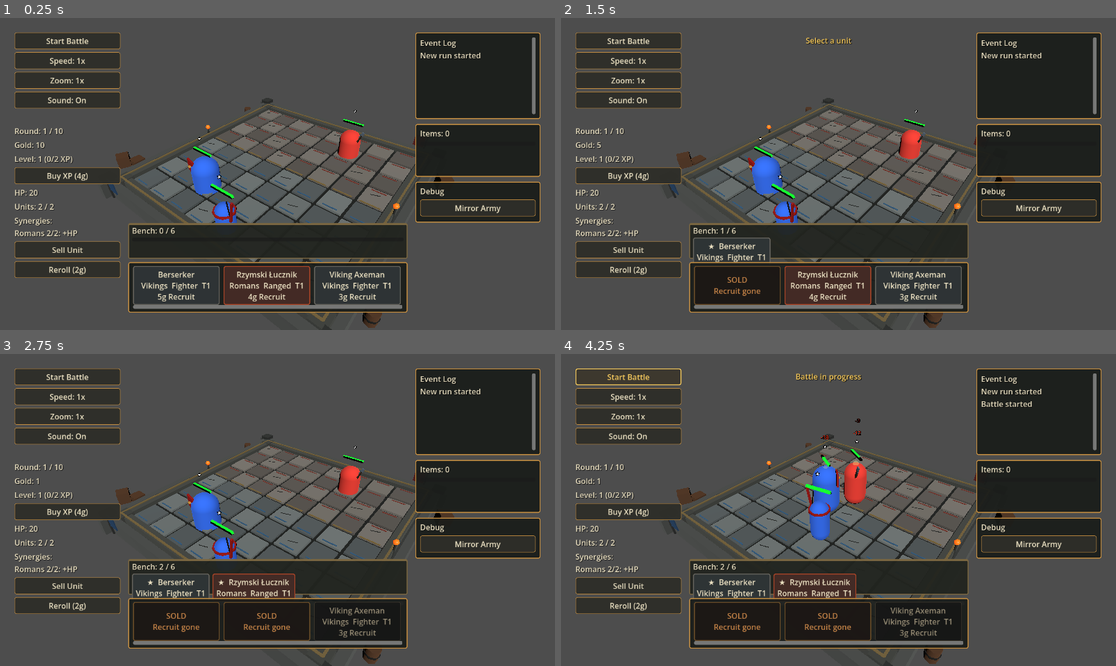
Above: before the commit, frames 1-4 (two rows, left to right).
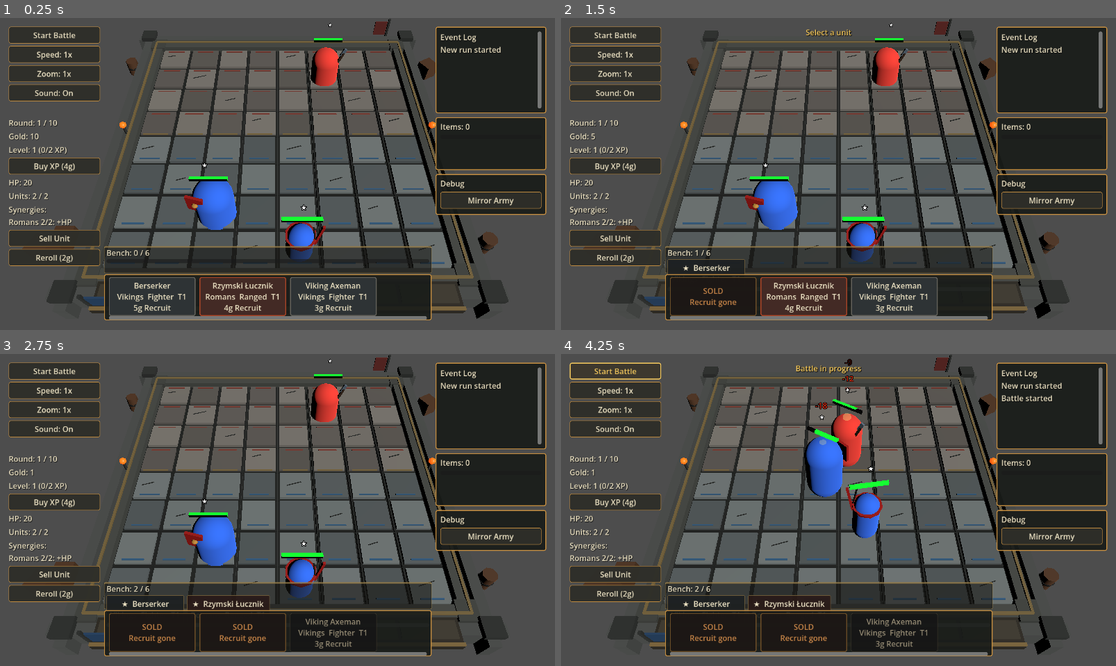
Above: after the commit, the same moments.

Repository: janmgryka-bit/warmarket
Game: Godot game, scene res://scenes/Main.tscn
Two runs of this game, one before a commit and one after it. Both use one fixed random seed, a clock stepped at 60 frames per second and the inputs below.
Inputs:
- Up to frame 1 (0.25 s): no input
- Up to frame 2 (1.5 s): click "Sell Unit" at 0.5 s; click "Berserker Vikings Fighter T1 …" at 1.25 s
- Up to frame 3 (2.75 s): click "Rzymski Łucznik Romans Ranged…" at 2 s
- Up to frame 4 (4.25 s): click "Start Battle" at 2.75 s; click "Start Battle" at 3.5 s

The runs differ from the first frame. In frame 1, 45% of the frame differs, in the area x 1-99%, y 0-100%; in frame 2, 45%; in frame 3, 44%; in frame 4, 45%.

Commit message:
Lock arena camera and board composition

Diff:
--- a/godot_project/war-market/scenes/Main.tscn
+++ b/godot_project/war-market/scenes/Main.tscn
@@ -82,9 +82,9 @@
 transform = Transform3D(0.70710677, -0.49999997, 0.49999997, 0, 0.70710677, 0.70710677, -0.70710677, -0.49999997, 0.49999997, 0, 0, 0)
 
 [node name="Camera3D" type="Camera3D" parent="." unique_id=2125345866]
-transform = Transform3D(0.7907237, -0.44760382, 0.41823506, 0, 0.6828025, 0.73060274, -0.6121732, -0.5775709, 0.5398078, 6.35, 8.3, 8.65)
+transform = Transform3D(1, 0, 0, 0, 0.755454, 0.655202, 0, -0.655202, 0.755454, 0, 10.25, 8.45)
 current = true
-fov = 58.0
+fov = 46.0
 
 [node name="ArenaFloor" type="MeshInstance3D" parent="." unique_id=440429076]
 transform = Transform3D(1, 0, 0, 0, 1, 0, 0, 0, 1, 0, 0.15, 0)
@@ -222,27 +222,27 @@
 anchors_preset = 15
 anchor_right = 1.0
 anchor_bottom = 1.0
-offset_left = 16.0
-offset_top = 16.0
-offset_right = -16.0
-offset_bottom = -16.0
-theme_override_constants/margin_left = 14
-theme_override_constants/margin_top = 14
-theme_override_constants/margin_right = 14
-theme_override_constants/margin_bottom = 14
+offset_left = 10.0
+offset_top = 10.0
+offset_right = -10.0
+offset_bottom = -10.0
+theme_override_constants/margin_left = 8
+theme_override_constants/margin_top = 8
+theme_override_constants/margin_right = 8
+theme_override_constants/margin_bottom = 8
 mouse_filter = 2
 
 [node name="RootColumns" type="HBoxContainer" parent="UI/MainLayout"]
 layout_mode = 2
 size_flags_horizontal = 3
 size_flags_vertical = 3
-theme_override_constants/separation = 16
+theme_override_constants/separation = 8
 mouse_filter = 2
 
 [node name="LeftSidebar" type="VBoxContainer" parent="UI/MainLayout/RootColumns"]
 layout_mode = 2
-custom_minimum_size = Vector2(220, 0)
-theme_override_constants/separation = 6
+custom_minimum_size = Vector2(190, 0)
+theme_override_constants/separation = 5
 mouse_filter = 2
 
 [node name="StartBattleButton" type="Button" parent="UI/MainLayout/RootColumns/LeftSidebar" unique_id=1115291842]
@@ -311,13 +311,13 @@
 layout_mode = 2
 size_flags_horizontal = 3
 size_flags_vertical = 3
-theme_override_constants/separation = 12
+theme_override_constants/separation = 3
 mouse_filter = 2
 
 [node name="ActionFeedbackLabel" type="Label" parent="UI/MainLayout/RootColumns/CenterArea"]
 visible = false
 layout_mode = 2
-custom_minimum_size = Vector2(0, 34)
+custom_minimum_size = Vector2(0, 22)
 text = "Action feedback"
 horizontal_alignment = 1
 vertical_alignment = 1
@@ -330,26 +330,26 @@
 
 [node name="BottomArea" type="VBoxContainer" parent="UI/MainLayout/RootColumns/CenterArea"]
 layout_mode = 2
-custom_minimum_size = Vector2(0, 192)
-theme_override_constants/separation = 7
+custom_minimum_size = Vector2(0, 156)
+theme_override_constants/separation = 2
 mouse_filter = 2
 
 [node name="BenchPanel" type="Panel" parent="UI/MainLayout/RootColumns/CenterArea/BottomArea" unique_id=2100000001]
 layout_mode = 2
-custom_minimum_size = Vector2(0, 74)
+custom_minimum_size = Vector2(0, 56)
 
 [node name="BenchMargin" type="MarginContainer" parent="UI/MainLayout/RootColumns/CenterArea/BottomArea/BenchPanel"]
 anchors_preset = 15
 anchor_right = 1.0
 anchor_bottom = 1.0
-offset_left = 8.0
-offset_top = 4.0
-offset_right = -8.0
-offset_bottom = -5.0
+offset_left = 5.0
+offset_top = 2.0
+offset_right = -5.0
+offset_bottom = -3.0
 
 [node name="BenchContent" type="VBoxContainer" parent="UI/MainLayout/RootColumns/CenterArea/BottomArea/BenchPanel/BenchMargin"]
 layout_mode = 2
-theme_override_constants/separation = 3
+theme_override_constants/separation = 2
 
 [node name="BenchLabel" type="Label" parent="UI/MainLayout/RootColumns/CenterArea/BottomArea/BenchPanel/BenchMargin/BenchContent" unique_id=2100000002]
 layout_mode = 2
@@ -368,16 +368,16 @@
 
 [node name="ShopPanel" type="Panel" parent="UI/MainLayout/RootColumns/CenterArea/BottomArea" unique_id=1612883262]
 layout_mode = 2
-custom_minimum_size = Vector2(0, 105)
+custom_minimum_size = Vector2(0, 96)
 
 [node name="ShopMargin" type="MarginContainer" parent="UI/MainLayout/RootColumns/CenterArea/BottomArea/ShopPanel"]
 anchors_preset = 15
 anchor_right = 1.0
 anchor_bottom = 1.0
 offset_left = 10.0
-offset_top = 8.0
+offset_top = 6.0
 offset_right = -10.0
-offset_bottom = -8.0
+offset_bottom = -6.0
 
 [node name="ShopScroll" type="ScrollContainer" parent="UI/MainLayout/RootColumns/CenterArea/BottomArea/ShopPanel/ShopMargin"]
 layout_mode = 2
@@ -393,8 +393,8 @@
 
 [node name="RightSidebar" type="VBoxContainer" parent="UI/MainLayout/RootColumns"]
 layout_mode = 2
-custom_minimum_size = Vector2(260, 0)
-theme_override_constants/separation = 10
+custom_minimum_size = Vector2(230, 0)
+theme_override_constants/separation = 8
 mouse_filter = 2
 
 [node name="UnitDetailsPanel" type="Panel" parent="UI/MainLayout/RootColumns/RightSidebar"]
--- a/godot_project/war-market/scripts/board.gd
+++ b/godot_project/war-market/scripts/board.gd
@@ -24,6 +24,9 @@
 var platform_side_color: Color = Color(0.16, 0.17, 0.16)
 var frame_stone_color: Color = Color(0.29, 0.30, 0.28)
 var frame_trim_color: Color = Color(0.50, 0.42, 0.25)
+var reserve_dock_color: Color = Color(0.18, 0.16, 0.12)
+var reserve_slot_color: Color = Color(0.26, 0.24, 0.19)
+var reserve_slot_trim_color: Color = Color(0.54, 0.44, 0.25)
 
 func _ready() -> void:
 	print("BOARD SCRIPT DZIALA")
@@ -139,6 +142,7 @@
 
 	create_platform_corner_supports(platform, frame_x, frame_z)
 	create_platform_trim(platform, platform_width, platform_height)
+	create_reserve_dock(platform, board_width, frame_z)
 
 func create_platform_block(block_name: String, block_size: Vector3, block_position: Vector3, color: Color) -> MeshInstance3D:
 	var block := MeshInstance3D.new()
@@ -198,6 +202,39 @@
 		frame_trim_color
 	))
 
+func create_reserve_dock(platform: Node3D, board_width: float, front_frame_z: float) -> void:
+	var dock_depth := tile_size * 0.72
+	var dock_width := board_width - tile_size * 0.22
+	var dock_z := front_frame_z + dock_depth * 0.58
+	var dock := create_platform_block(
+		"ReserveDock",
+		Vector3(dock_width, 0.18, dock_depth),
+		Vector3(0.0, 0.76, dock_z),
+		reserve_dock_color
+	)
+	platform.add_child(dock)
+
+	var slot_count := 6
+	var slot_gap := tile_size * 0.08
+	var slot_width := (dock_width - slot_gap * float(slot_count + 1)) / float(slot_count)
+	for index in range(slot_count):
+		var slot_x := -dock_width / 2.0 + slot_gap + slot_width / 2.0 + float(index) * (slot_width + slot_gap)
+		var slot := create_platform_block(
+			"ReserveSlot_%s" % index,
+			Vector3(slot_width, 0.035, dock_depth * 0.56),
+			Vector3(slot_x, 0.875, dock_z),
+			reserve_slot_color
+		)
+		platform.add_child(slot)
+
+	var front_trim := create_platform_block(
+		"ReserveDockFrontTrim",
+		Vector3(dock_width, 0.06, 0.08),
+		Vector3(0.0, 0.91, dock_z + dock_depth * 0.44),
+		reserve_slot_trim_color
+	)
+	platform.add_child(front_trim)
+
 func create_tile_slab(grid_pos: Vector2i) -> MeshInstance3D:
 	var mesh_instance := MeshInstance3D.new()
 	mesh_instance.name = "StoneSlab"
--- a/godot_project/war-market/scripts/game.gd
+++ b/godot_project/war-market/scripts/game.gd
@@ -157,14 +157,25 @@
 	panel.add_theme_stylebox_override("panel", create_ui_stylebox(ui_dark_stone_color, ui_brass_color, 2, 4))
 
 func style_bench_panel(panel: Panel) -> void:
-	var style := create_ui_stylebox(Color(0.13, 0.14, 0.12, 0.94), Color(0.48, 0.40, 0.25, 0.95), 2, 3)
-	style.border_width_top = 4
-	style.border_width_bottom = 2
-	style.content_margin_left = 10
-	style.content_margin_top = 4
-	style.content_margin_right = 10
-	style.content_margin_bottom = 5
+	var style := create_ui_stylebox(Color(0.08, 0.08, 0.07, 0.58), Color(0.58, 0.48, 0.28, 0.88), 1, 2)
+	style.border_width_top = 3
+	style.border_width_bottom = 1
+	style.content_margin_left = 6
+	style.content_margin_top = 2
+	style.content_margin_right = 6
+	style.content_margin_bottom = 3
 	panel.add_theme_stylebox_override("panel", style)
+
+func style_bench_slot_button(button: Button, faction: String) -> void:
+	var faction_color := get_faction_card_color(faction)
+	var bg_color := Color(0.10, 0.10, 0.09, 0.88).lerp(faction_color, 0.12)
+	var hover_color := Color(0.18, 0.17, 0.14, 0.96).lerp(faction_color, 0.18)
+	button.add_theme_stylebox_override("normal", create_ui_stylebox(bg_color, Color(0.46, 0.38, 0.23, 0.88), 1, 2))
+	button.add_theme_stylebox_override("hover", create_ui_stylebox(hover_color, ui_gold_color, 2, 2))
+	button.add_theme_stylebox_override("pressed", create_ui_stylebox(Color(0.10, 0.09, 0.07, 0.98), ui_gold_color, 2, 2))
+	button.add_theme_color_override("font_color", ui_light_text_color)
+	button.add_theme_color_override("font_hover_color", ui_gold_color)
+	button.add_theme_color_override("font_pressed_color", ui_gold_color)
 
 func style_buttons_under(node: Node) -> void:
 	for child in node.get_children():
@@ -422,7 +433,7 @@
 	if camera == null:
 		return
 	default_camera_position = camera.global_position
-	camera_focus_position = Vector3(0.0, 0.65, 0.45)
+	camera_focus_position = Vector3(0.0, 0.75, 1.65)
 	focus_camera_on_board()
 
 func focus_camera_on_board() -> void:
@@ -1864,11 +1875,11 @@
 	for i in range(bench_units.size()):
 		var entry = bench_units[i]
 		var button = Button.new()
-		button.custom_minimum_size = Vector2(160, 46)
+		button.custom_minimum_size = Vector2(140, 36)
 		button.text = get_bench_unit_display_name(entry)
 		var unit_id = entry.get("unit_id", "")
 		var data: Dictionary = unit_database.get_unit_data(unit_id)
-		style_unit_card_button(button, data.get("faction", ""))
+		style_bench_slot_button(button, data.get("faction", ""))
 		button.pressed.connect(_on_bench_unit_pressed.bind(i))
 		bench_items.add_child(button)
 
